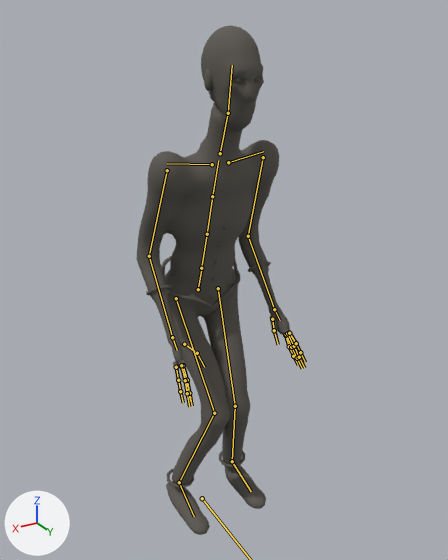
The glTF model content/art/models/householder.glb as it was, and as the next commit left it.
Before and after are seen from a 50 mm lens placed at (1.01, 2.013, 1.828), pointed at (-0.021, 0.295, 0.969). The axes (+X, +Y, +Z) are drawn at lower left. The lights are the same throughout. The first picture is the older version. Both versions are drawn at frame 26 of the action 'rise'; the numbers are the values there. The bones that change, and the others that lie on the model, are drawn over the model as lines.

Names of what the first picture shows: 'body', 'fine'.
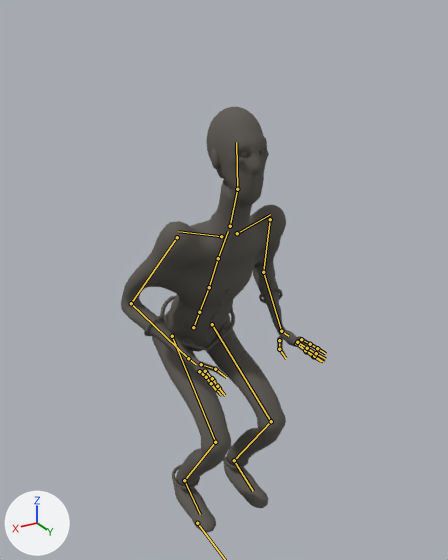
The change, as a list of edits to the scene's bpy script:
```text
Change bone_root:
    where bone_root = bpy.data.objects['SK_Householder'].pose.bones['root']
    bone_root.location: (0.0, 0.144, -0.121) -> (0.0, 0.1, -0.3)
Change bone_pelvis:
    where bone_pelvis = bpy.data.objects['SK_Householder'].pose.bones['pelvis']  # child of 'root'
    bone_pelvis.rotation_quaternion: (0.989, -0.147, 0.0, 0.0) -> (0.966, -0.259, 0.0, 0.0)  # degrees (-17, 0, 0) -> degrees (-30, 0, 0)
Change bone_spine_02:
    where bone_spine_02 = bpy.data.objects['SK_Householder'].pose.bones['spine_02']  # child of 'spine_01'
    bone_spine_02.rotation_quaternion: (1.0, 0.017, 0.0, 0.0) -> (0.999, 0.035, 0.0, 0.0)  # degrees (2, 0, 0) -> degrees (4, 0, 0)
Change bone_neck:
    where bone_neck = bpy.data.objects['SK_Householder'].pose.bones['neck']  # child of 'spine_03'
    bone_neck.rotation_quaternion: (1.0, 0.026, 0.0, 0.0) -> (0.99, 0.138, 0.0, 0.0)  # degrees (3, 0, 0) -> degrees (16, 0, 0)
Change bone_head:
    where bone_head = bpy.data.objects['SK_Householder'].pose.bones['head']  # child of 'neck'
    bone_head.rotation_quaternion: (1.0, 0.026, 0.0, 0.0) -> (0.993, 0.12, 0.0, 0.0)  # degrees (3, 0, 0) -> degrees (14, 0, 0)
Change bone_clavicle_r:
    where bone_clavicle_r = bpy.data.objects['SK_Householder'].pose.bones['clavicle_r']  # child of 'spine_03'
    bone_clavicle_r.rotation_quaternion: (1.0, 0.0, 0.0, 0.0) -> (0.998, 0.046, 0.002, -0.031)  # degrees (0, 0, 0) -> degrees (5, 0, -4)
Change bone_upperarm_r:
    where bone_upperarm_r = bpy.data.objects['SK_Householder'].pose.bones['upperarm_r']  # child of 'clavicle_r'
    bone_upperarm_r.rotation_quaternion: (0.999, -0.033, -0.015, 0.008) -> (0.975, -0.032, -0.212, -0.061)  # degrees (-4, -2, 1) -> degrees (-2, -25, -7)
Change bone_lowerarm_r:
    where bone_lowerarm_r = bpy.data.objects['SK_Householder'].pose.bones['lowerarm_r']  # child of 'upperarm_r'
    bone_lowerarm_r.rotation_quaternion: (0.912, 0.405, 0.021, 0.018) -> (0.698, 0.715, 0.037, 0.032)  # degrees (48, 1, 3) -> degrees (91, 0, 6)
Change bone_hand_r:
    where bone_hand_r = bpy.data.objects['SK_Householder'].pose.bones['hand_r']  # child of 'lowerarm_r'
    bone_hand_r.rotation_quaternion: (0.918, 0.096, -0.376, -0.053) -> (0.719, 0.082, -0.639, -0.26)  # degrees (17, -43, -13) -> degrees (69, -61, -84)
Change bone_clavicle_l:
    where bone_clavicle_l = bpy.data.objects['SK_Householder'].pose.bones['clavicle_l']  # child of 'spine_03'
    bone_clavicle_l.rotation_quaternion: (1.0, 0.0, 0.0, 0.0) -> (0.998, 0.046, -0.002, 0.031)  # degrees (0, 0, 0) -> degrees (5, 0, 4)
Change bone_upperarm_l:
    where bone_upperarm_l = bpy.data.objects['SK_Householder'].pose.bones['upperarm_l']  # child of 'clavicle_l'
    bone_upperarm_l.rotation_quaternion: (0.999, -0.033, 0.015, -0.008) -> (0.975, -0.032, 0.212, 0.061)  # degrees (-4, 2, -1) -> degrees (-2, 25, 7)
Change bone_lowerarm_l:
    where bone_lowerarm_l = bpy.data.objects['SK_Householder'].pose.bones['lowerarm_l']  # child of 'upperarm_l'
    bone_lowerarm_l.rotation_quaternion: (0.912, 0.405, -0.021, -0.018) -> (0.698, 0.715, -0.037, -0.032)  # degrees (48, -1, -3) -> degrees (91, 0, -6)
Change bone_hand_l:
    where bone_hand_l = bpy.data.objects['SK_Householder'].pose.bones['hand_l']  # child of 'lowerarm_l'
    bone_hand_l.rotation_quaternion: (0.918, 0.096, 0.376, 0.053) -> (0.719, 0.082, 0.639, 0.26)  # degrees (17, 43, 13) -> degrees (69, 61, 84)
Change bone_thigh_r:
    where bone_thigh_r = bpy.data.objects['SK_Householder'].pose.bones['thigh_r']  # child of 'pelvis'
    bone_thigh_r.rotation_quaternion: (0.917, 0.353, -0.177, -0.005) -> (0.734, 0.679, 0.024, -0.013)  # degrees (43, -19, -8) -> degrees (86, 3, 1)
Change bone_calf_r:
    where bone_calf_r = bpy.data.objects['SK_Householder'].pose.bones['calf_r']  # child of 'thigh_r'
    bone_calf_r.rotation_quaternion: (0.927, -0.37, 0.0, 0.0) -> (0.725, -0.688, 0.0, 0.0)  # degrees (-44, 0, 0) -> degrees (-87, 0, 0)
Change bone_foot_r:
    where bone_foot_r = bpy.data.objects['SK_Householder'].pose.bones['foot_r']  # child of 'calf_r'
    bone_foot_r.rotation_quaternion: (0.975, 0.144, 0.082, -0.148) -> (0.962, 0.271, 0.007, 0.028)  # degrees (15, 12, -16) -> degrees (31, 0, 3)
Change bone_thigh_l:
    where bone_thigh_l = bpy.data.objects['SK_Householder'].pose.bones['thigh_l']  # child of 'pelvis'
    bone_thigh_l.rotation_quaternion: (0.917, 0.353, 0.177, 0.005) -> (0.734, 0.679, -0.024, 0.013)  # degrees (43, 19, 8) -> degrees (86, -3, -1)
Change bone_calf_l:
    where bone_calf_l = bpy.data.objects['SK_Householder'].pose.bones['calf_l']  # child of 'thigh_l'
    bone_calf_l.rotation_quaternion: (0.927, -0.37, 0.0, 0.0) -> (0.725, -0.688, 0.0, 0.0)  # degrees (-44, 0, 0) -> degrees (-87, 0, 0)
Change bone_foot_l:
    where bone_foot_l = bpy.data.objects['SK_Householder'].pose.bones['foot_l']  # child of 'calf_l'
    bone_foot_l.rotation_quaternion: (0.975, 0.144, -0.082, 0.148) -> (0.962, 0.271, -0.007, -0.028)  # degrees (15, -12, 16) -> degrees (31, 0, -3)
```

Boxes (x1, y1, x2, y2) around the edits, measured in the pictures (448 x 560 px):
'body', posed (16% wider, 16% shorter)
    before: (137, 25, 290, 535)
    after: (121, 107, 298, 533)
'fine', posed (14% wider, 19% shorter)
    before: (146, 69, 306, 488)
    after: (144, 148, 327, 489)
bone 'pelvis', root to tip
    before: (198, 289) to (201, 270)
    after: (193, 327) to (199, 313)
bone 'spine_02', root to tip
    before: (207, 234) to (212, 196)
    after: (209, 287) to (218, 258)
bone 'neck', root to tip
    before: (220, 153) to (228, 113)
    after: (230, 226) to (237, 189)
bone 'head', root to tip
    before: (228, 113) to (232, 65)
    after: (237, 189) to (236, 142)
bone 'clavicle_r', root to tip
    before: (212, 164) to (167, 163)
    after: (221, 236) to (178, 231)
bone 'upperarm_r', root to tip
    before: (167, 170) to (149, 256)
    after: (177, 237) to (131, 303)
bone 'lowerarm_r', root to tip
    before: (149, 256) to (172, 337)
    after: (131, 303) to (188, 358)
bone 'hand_r', root to tip
    before: (172, 337) to (177, 350)
    after: (188, 358) to (196, 364)
bone 'clavicle_l', root to tip
    before: (228, 162) to (263, 151)
    after: (237, 233) to (270, 214)
bone 'upperarm_l', root to tip
    before: (263, 157) to (248, 236)
    after: (270, 219) to (263, 272)
bone 'lowerarm_l', root to tip
    before: (248, 236) to (274, 309)
    after: (263, 272) to (281, 331)
bone 'hand_l', root to tip
    before: (274, 309) to (280, 320)
    after: (281, 331) to (288, 336)
bone 'thigh_r', root to tip
    before: (176, 298) to (214, 413)
    after: (172, 336) to (215, 442)
bone 'calf_r', root to tip
    before: (214, 413) to (179, 482)
    after: (215, 442) to (184, 480)
bone 'foot_r', root to tip
    before: (179, 482) to (194, 516)
    after: (184, 480) to (200, 514)
bone 'thigh_l', root to tip
    before: (218, 288) to (235, 406)
    after: (212, 324) to (271, 421)
bone 'calf_l', root to tip
    before: (235, 406) to (232, 461)
    after: (271, 421) to (234, 460)
bone 'foot_l', root to tip
    before: (232, 461) to (251, 491)
    after: (234, 460) to (253, 491)
